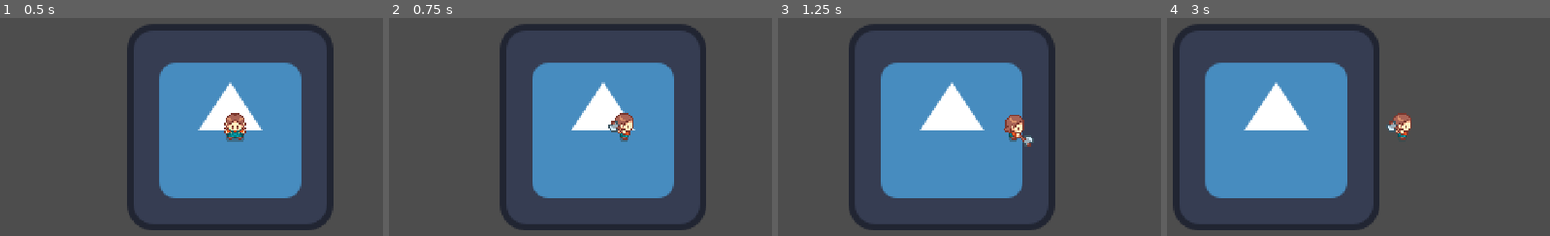
Above: before the commit, frames 1-4 (left to right).
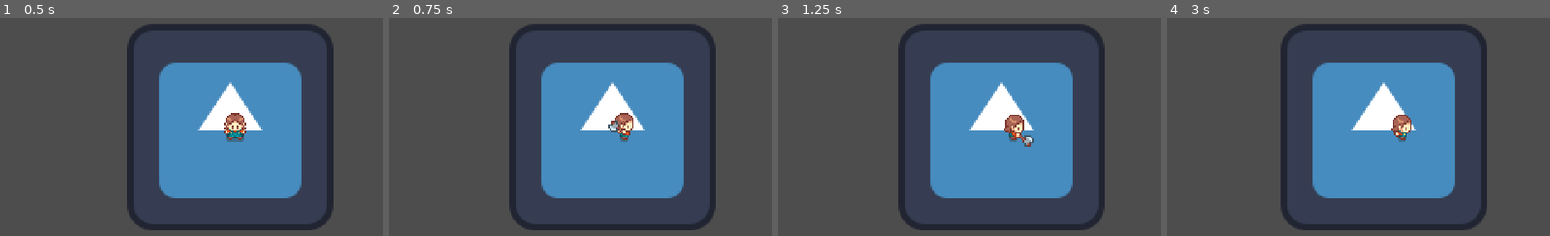
Above: after the commit, the same moments.

Repository: Snoww00/Starling-Hollow
Game: Godot game, scene res://scenes/levels/level.tscn
Two runs of this game, one before a commit and one after it. Both use one fixed random seed, a clock stepped at 60 frames per second and the inputs below. The engine's default icon, where the game draws it, is replaced by a stand-in: a white triangle on a blue panel in a dark square.
Inputs:
- Up to frame 1 (0.5 s): no input
- Up to frame 2 (0.75 s): hold D (right) from 0.53 s (still down); tap Space (action) at 0.6 s
- Up to frame 3 (1.25 s): keep holding D (right)
- Up to frame 4 (3 s): release D (right) at 1.28 s; hold Q (tool_backward) 1.28-2.03 s; tap Space (action) at 1.35, 2.1, 2.85 s; hold D (right) 2.03-2.78 s; hold C (seed_forward) from 2.78 s (still down)

Frame 1 is identical in both runs. In frame 2, 11% of the frame differs, in the area x 28-86%, y 2-98%; in frame 3, 25%; in frame 4, 43%, in the area x 1-84%, y 2-98%.

Commit message:
Feature: Added Tools and Tool Selection and Tweaked Movement

Diff:
--- a/scenes/characters/player.gd
+++ b/scenes/characters/player.gd
@@ -2,15 +2,32 @@
 
 var direction: Vector2
 var speed = 50
+var can_move : bool = true
 @onready var move_state_machine = $Animation/AnimationTree.get("parameters/MoveStateMachine/playback")
+@onready var tool_state_machine = $Animation/AnimationTree.get("parameters/ToolStateMachine/playback")
+var current_tool : Enum.Tool
+var current_seed : Enum.Seed
+
 
 func _physics_process(_delta: float) -> void:
-	get_basic_input()
-	move()
-	animate()
+	if can_move:
+		get_basic_input()
+		move()
+		animate()
+
 
 func get_basic_input():
+	if Input.is_action_just_pressed('tool_forward') or Input.is_action_just_pressed('tool_backward'):
+		var dir = Input.get_axis("tool_backward", "tool_forward")
+		#Changes current_tool from(0,1,2,3,4,5) and repeat instead of crashing cause went to 6 or -1 (posmod IMPORTANT for going from 0-5 and down)
+		current_tool = posmod(current_tool + int(dir), Enum.Tool.size()) as Enum.Tool
+
+	if Input.is_action_just_pressed('seed_forward'):
+		current_seed = posmod (current_seed + 1, Enum.Seed.size()) as Enum.Seed
+		print(current_seed)
+
 	if Input.is_action_just_pressed("action"):
+		tool_state_machine.travel(Data.TOOL_STATE_ANIMATIONS[current_tool])
 		$Animation/AnimationTree.set("parameters/ToolOneShot/request", AnimationNodeOneShot.ONE_SHOT_REQUEST_FIRE)
 
 func move():
@@ -34,3 +51,10 @@
 
 func tool_use_emit():
 	print('tool')
+
+
+func _on_animation_tree_animation_started(_anim_name: StringName) -> void:
+	can_move = false
+
+func _on_animation_tree_animation_finished(_anim_name: StringName) -> void:
+	can_move = true
--- a/scenes/characters/player.tscn
+++ b/scenes/characters/player.tscn
@@ -1542,7 +1542,7 @@
 graph_offset = Vector2(-87, -130)
 
 [sub_resource type="AnimationNodeBlendTree" id="AnimationNodeBlendTree_inhyd"]
-graph_offset = Vector2(-610.1993, -61.766075)
+graph_offset = Vector2(-748.8, -56)
 nodes/output/position = Vector2(240, 64)
 nodes/ToolStateMachine/node = SubResource("AnimationNodeStateMachine_w5sjy")
 nodes/ToolStateMachine/position = Vector2(-400, 224)
@@ -1561,7 +1561,7 @@
 texture = ExtResource("3_6eyoc")
 hframes = 33
 vframes = 4
-frame = 3
+frame = 1
 
 [node name="CollisionShape2D" type="CollisionShape2D" parent="." unique_id=91402497]
 shape = SubResource("CapsuleShape2D_atpat")
@@ -1591,3 +1591,6 @@
 
 [node name="Camera2D" type="Camera2D" parent="." unique_id=442831773]
 zoom = Vector2(4, 4)
+
+[connection signal="animation_finished" from="Animation/AnimationTree" to="." method="_on_animation_tree_animation_finished"]
+[connection signal="animation_started" from="Animation/AnimationTree" to="." method="_on_animation_tree_animation_started"]
